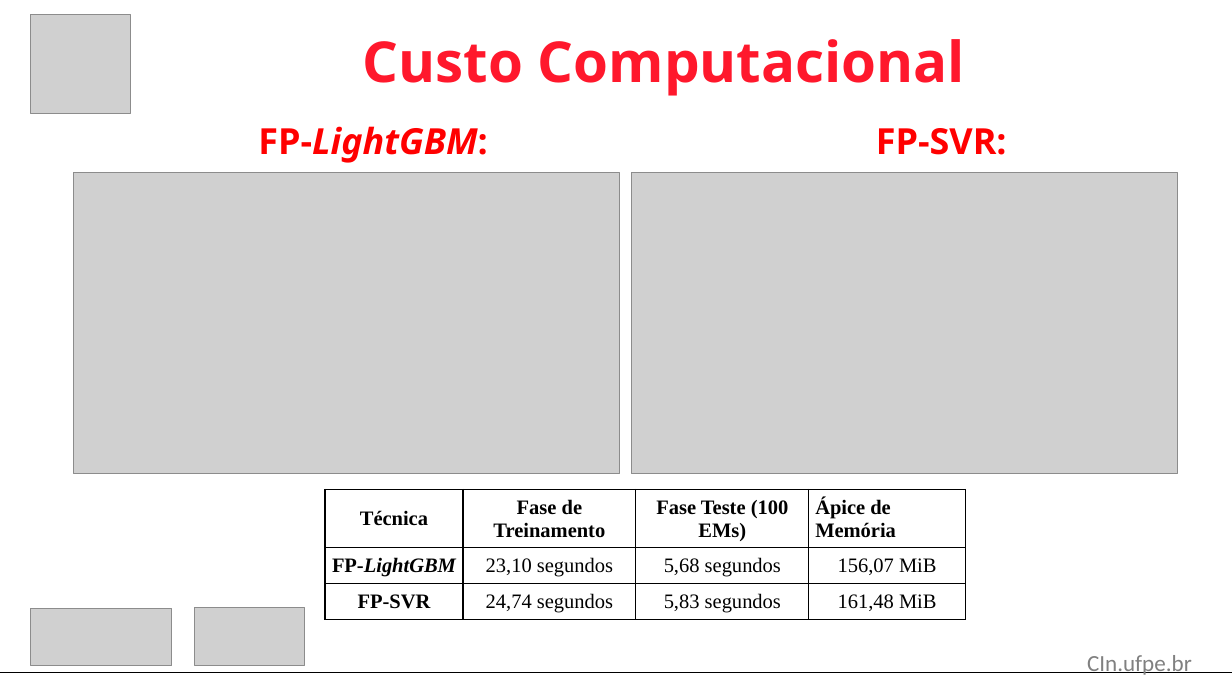
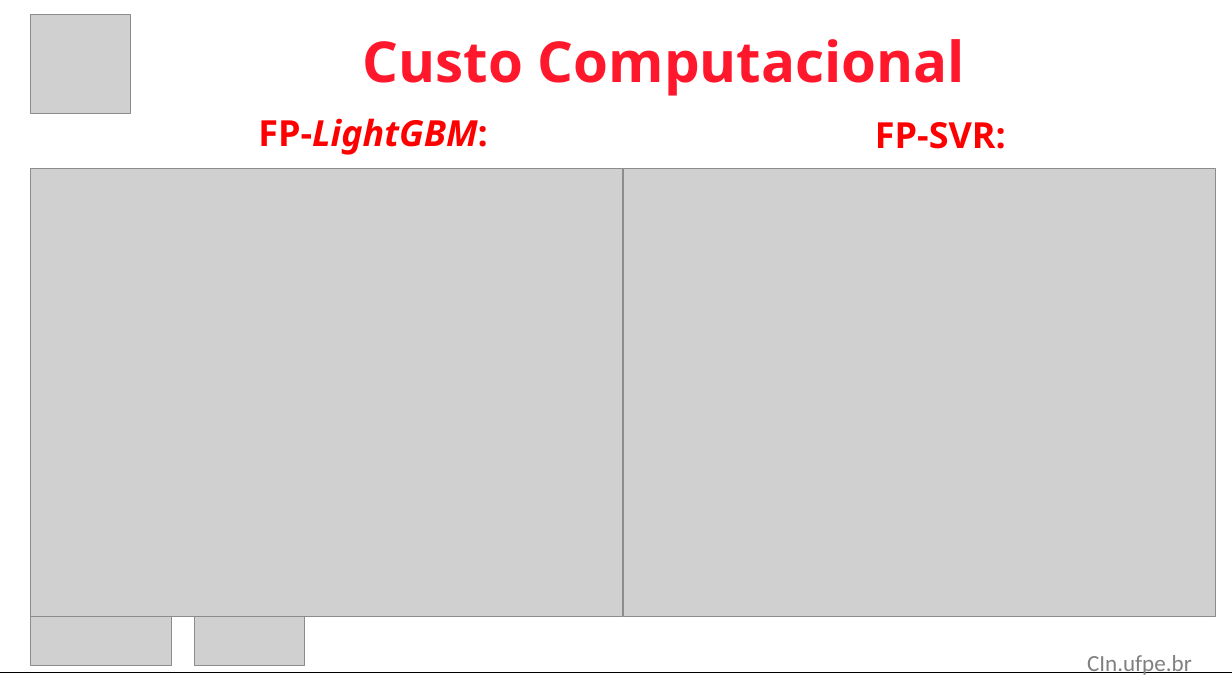
Before and after one commit to Douglast1997/TG-2020.1, a slide deck: slide 35 of Apresentação/Apresentação_TG 2020.3.pptx. Drawn at 1232x693 pixels with LibreOffice and Linux fonts; fonts in the diff are those of the drawing; grey boxes stand for pictures. Boxes give left, top, right and bottom in pixels: in the first picture for what was removed or moved away, otherwise in the second. Text is boxed around its words. In the diff, an @@ line names an element or a change of style, - is before the commit and + after.

```diff
--- a/Apresentação/Apresentação_TG 2020.3.pptx
+++ b/Apresentação/Apresentação_TG 2020.3.pptx
@@ text "FP-LightGBM:" at (258, 118, 488, 155): line spacing 0.8 to 0.9 @@
@@ text "FP-LightGBM:": place and size @@
-text "FP-LightGBM:" at (258, 126, 488, 163)
+text "FP-LightGBM:" at (258, 118, 488, 155)
@@ text "FP-SVR:" at (875, 122, 1006, 149): line spacing 0.8 to 0.9 @@
@@ picture: place and size @@
-picture at (73, 173, 619, 474)
+picture at (30, 169, 623, 617)
@@ picture: place and size @@
-picture at (631, 173, 1177, 474)
+picture at (623, 168, 1215, 616)
@@ table removed at (325, 490, 965, 627), 3 rows, 4 columns @@
-Técnica | Fase de Treinamento | Fase Teste (100 EMs) | Ápice de Memória
-FP-LightGBM | 23,10 segundos | 5,68 segundos | 156,07 MiB
-FP-SVR | 24,74 segundos | 5,83 segundos | 161,48 MiB
```
Also in this commit, not shown: 5 other slides changed, 1 slide added, 11 other files.
